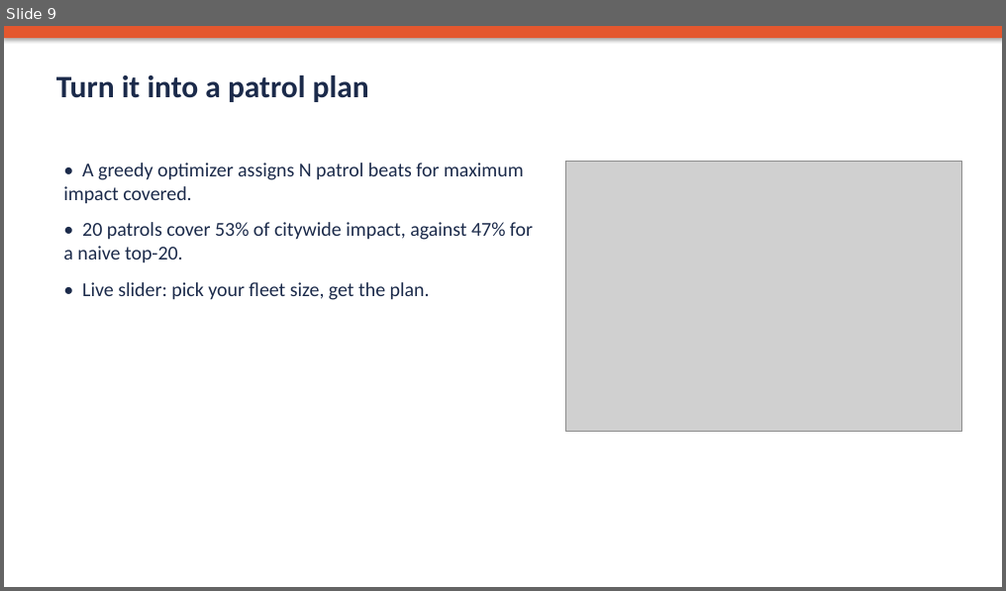
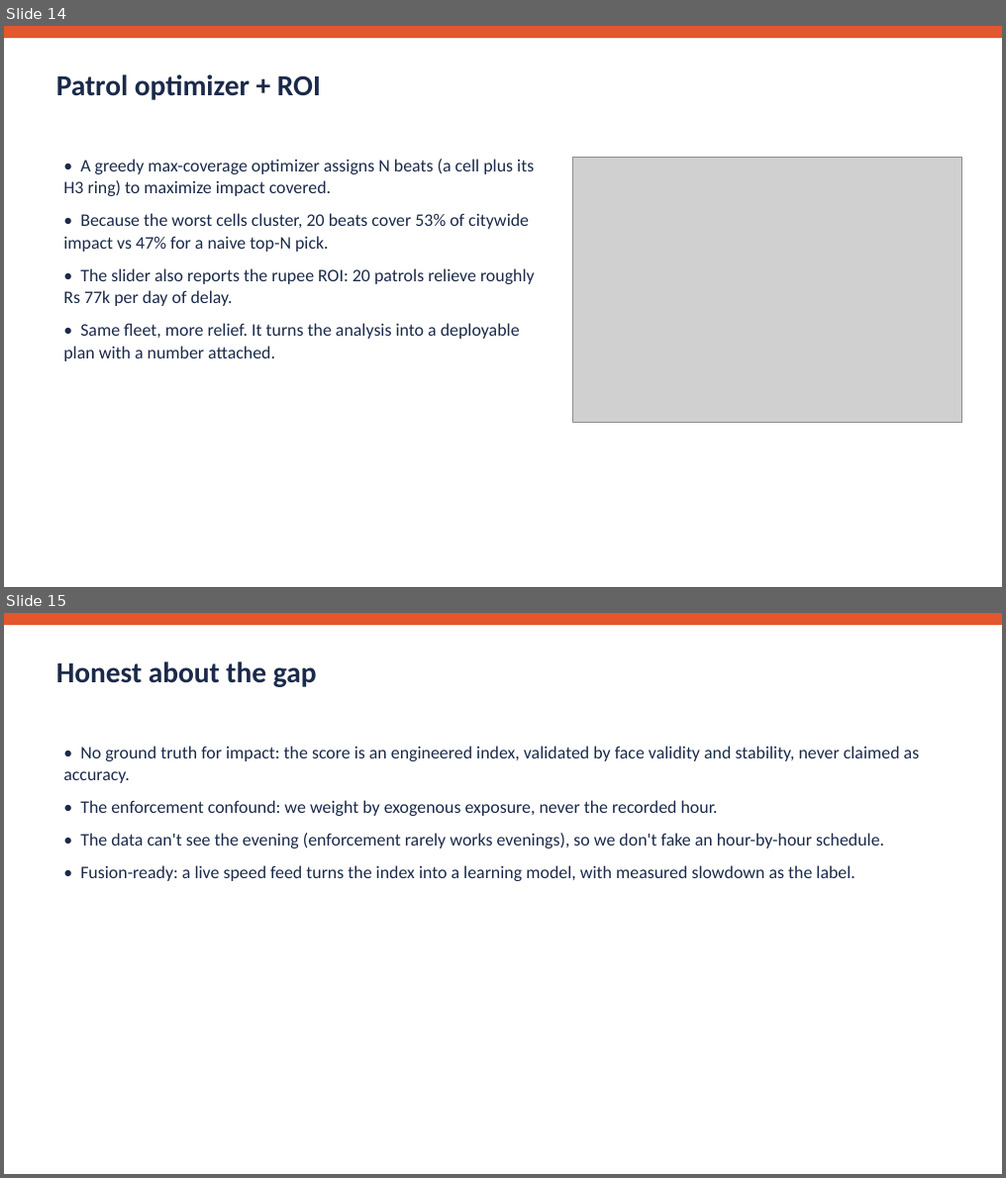
Before and after one commit to senku14x/Flipkart-Gridlock, a slide deck: submission/ParkPulse_Pitch_Deck.pptx. Shown one above the other, each under a label of ours: slide 9 before the commit, slides 14 and 15 after it. The pictures are 1006x591 and 1006x1178 pixels, drawn with LibreOffice and Linux fonts; fonts in the diff are those of the drawing; grey boxes stand for pictures. Boxes give left, top, right and bottom in pixels: in the first picture for what was removed or moved away, otherwise in the second. Text is boxed around its words. In the diff, an @@ line names an element or a change of style, - is before the commit and + after.

```diff
--- a/submission/ParkPulse_Pitch_Deck.pptx
+++ b/submission/ParkPulse_Pitch_Deck.pptx
@@ slide 15 added at box(4, 613, 1002, 1174), background #FFFFFF @@
@@ rectangle added at box(4, 613, 1002, 625), fill #E4572E @@
@@ text added at box(56, 662, 317, 687), 28 pt, text #1B2A4A, bold @@
+Honest about the gap
@@ text added at box(63, 746, 920, 881), 17 pt, text #1B2A4A @@
+• No ground truth for impact: the score is an engineered index, validated by face validity and stability, never claimed as accuracy.
+• The enforcement confound: we weight by exogenous exposure, never the recorded hour.
+• The data can't see the evening (enforcement rarely works evenings), so we don't fake an hour-by-hour schedule.
+• Fusion-ready: a live speed feed turns the index into a learning model, with measured slowdown as the label.
@@ what was slide 9 is now slide 14 @@
@@ slide 14 changed as well @@
@@ rectangle at box(4, 26, 1002, 38): shadow off @@
@@ text at box(56, 75, 321, 100): text changed; size 30 to 28 pt @@
-Turn it into a patrol plan
+Patrol optimizer + ROI
@@ text at box(63, 159, 535, 362): text changed; size 19 to 17 pt @@
-• A greedy optimizer assigns N patrol beats for maximum impact covered.
-• 20 patrols cover 53% of citywide impact, against 47% for a naive top-20.
-• Live slider: pick your fleet size, get the plan.
+• A greedy max-coverage optimizer assigns N beats (a cell plus its H3 ring) to maximize impact covered.
+• Because the worst cells cluster, 20 beats cover 53% of citywide impact vs 47% for a naive top-N pick.
+• The slider also reports the rupee ROI: 20 patrols relieve roughly Rs 77k per day of delay.
+• Same fleet, more relief. It turns the analysis into a deployable plan with a number attached.
@@ picture: place and size @@
-picture at box(565, 161, 962, 431)
+picture at box(573, 157, 962, 423)
```
Also in this commit, not shown: 4 other slides changed, 10 other slides added, 8 slides removed, 1 other file.
